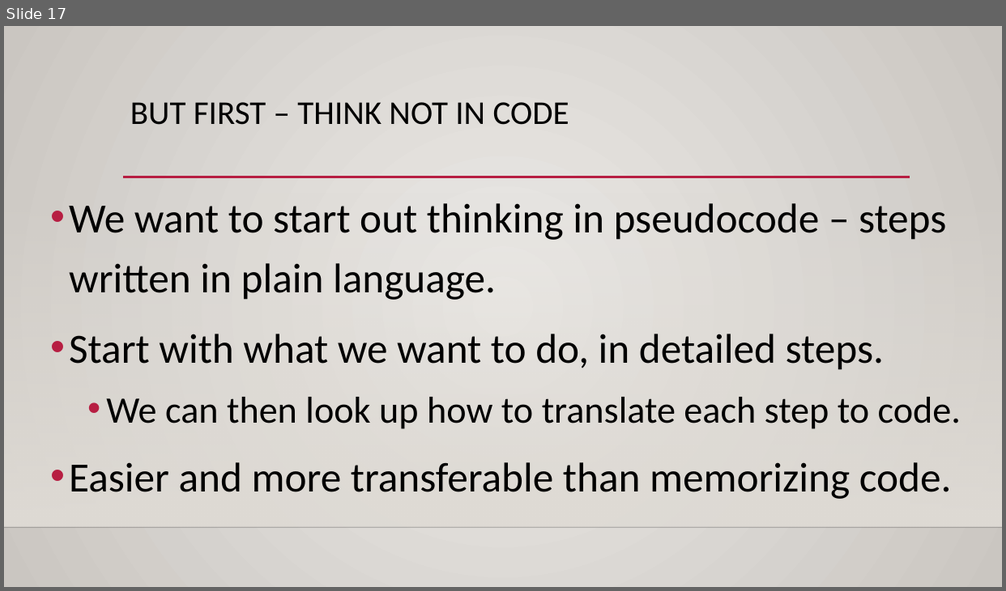
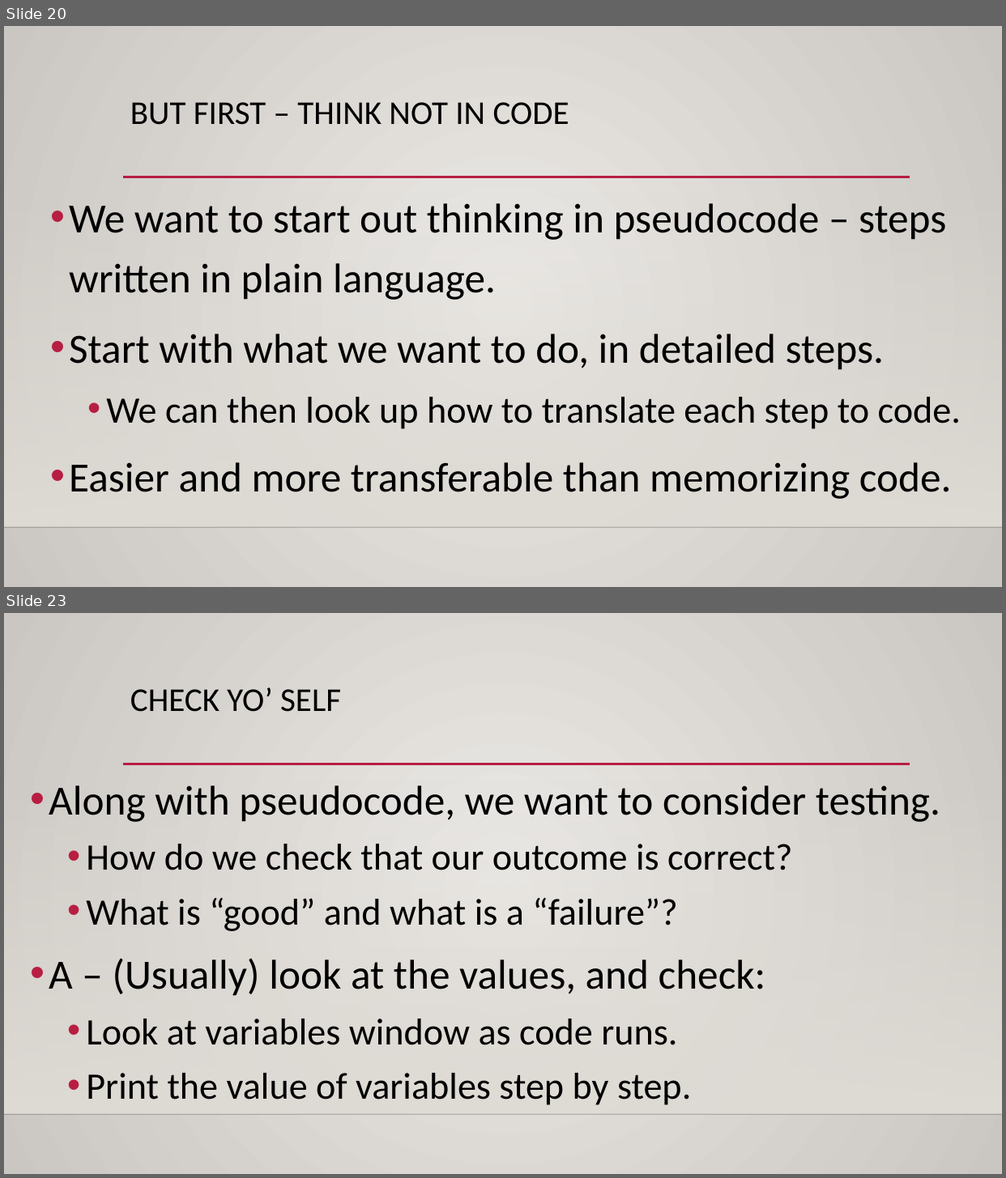
Before and after one commit to AkeemSemperDataScience/Programming_Basics_for_Machine_Learning_Students, a slide deck: reference_material/slides/001_intro_setup.pptx. Shown one above the other, each under a label of ours: slide 17 before the commit, slides 20 and 23 after it; the slides between them are not shown. The pictures are 1006x591 and 1006x1178 pixels, drawn with LibreOffice and Linux fonts; fonts in the diff are those of the drawing; background and template pictures are left out. Boxes give left, top, right and bottom in pixels: in the first picture for what was removed or moved away, otherwise in the second. Text is boxed around its words. In the diff, an @@ line names an element or a change of style, - is before the commit and + after.

```diff
--- a/reference_material/slides/001_intro_setup.pptx
+++ b/reference_material/slides/001_intro_setup.pptx
@@ slide 23 added at (4,613,1002,1174), background gradient #ECEAE7 to #CAC7C1; not listed: 3 template elements that a slide beside it also shows @@
@@ title added at (130,688,341,712), 32 pt, text #000000 @@
+CHECK YO’ SELF
@@ text added at (49,786,940,1105), 36 pt, text #000000 @@
+• Along with pseudocode, we want to consider testing.
+  • How do we check that our outcome is correct?
+  • What is “good” and what is a “failure”?
+• A – (Usually) look at the values, and check:
+  • Look at variables window as code runs.
+  • Print the value of variables step by step.
@@ what was slide 17 is now slide 20 @@
```
Also in this commit, not shown: 4 slides changed, 8 other slides added.
